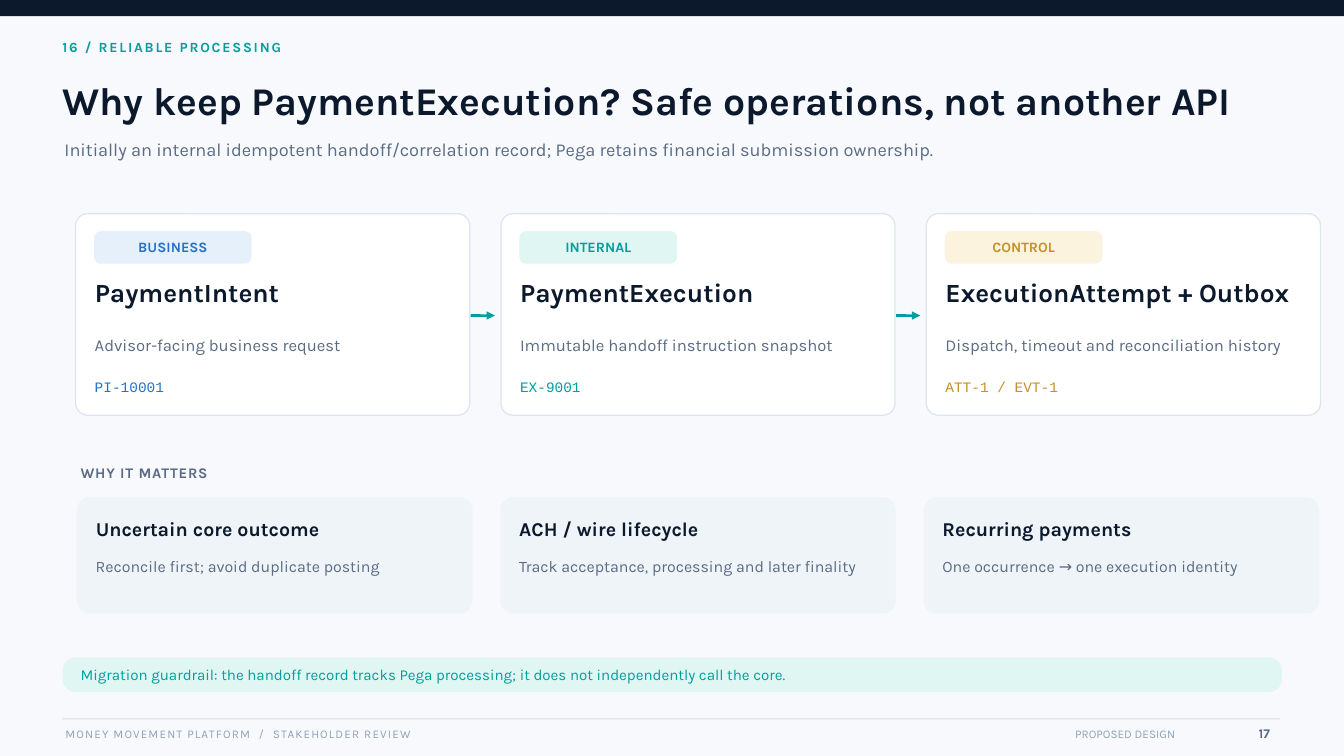
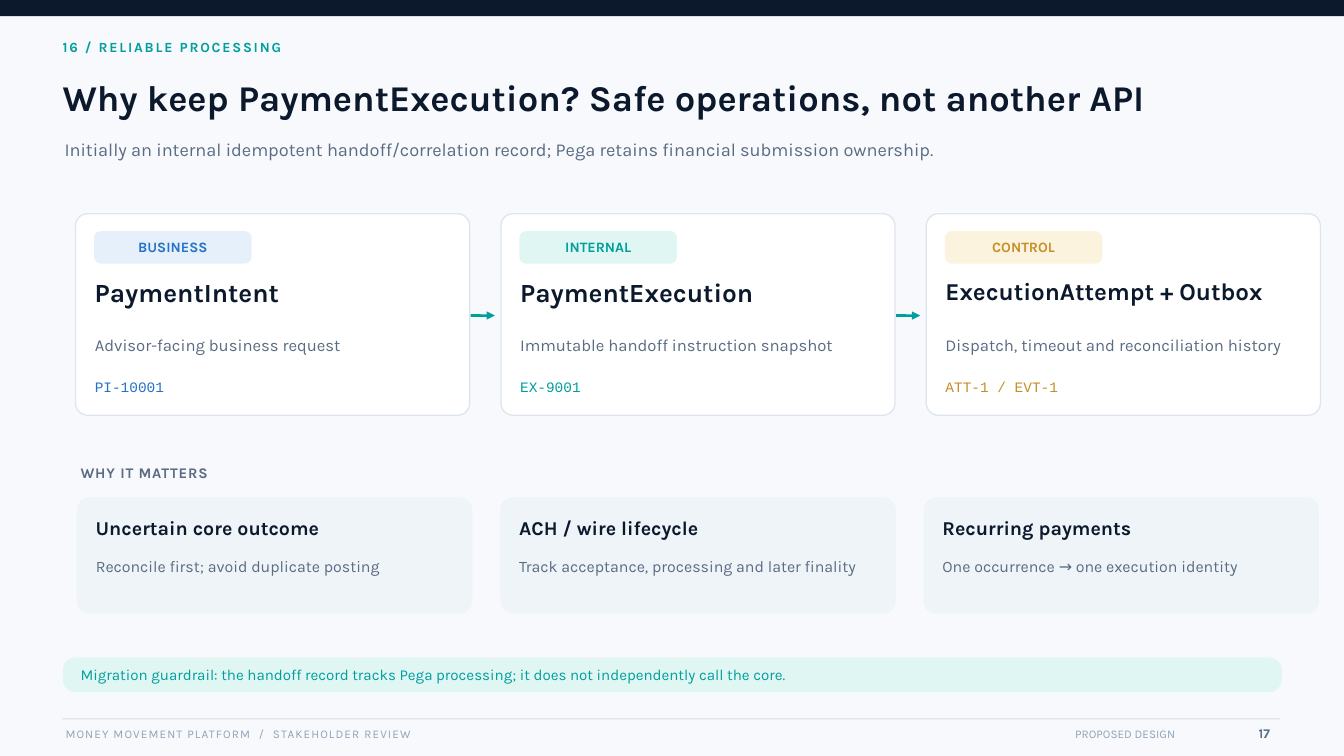
Before and after one commit to pganjam/Share, a slide deck: slide 17 of Money_Movement_Stakeholder_Design_Review_with_Pega_Migration_Addendum_v2.pptx. Drawn at 1344x756 pixels with LibreOffice and Linux fonts; fonts in the diff are those of the drawing. Boxes give left, top, right and bottom in pixels: in the first picture for what was removed or moved away, otherwise in the second. Text is boxed around its words. In the diff, an @@ line names an element or a change of style, - is before the commit and + after.

```diff
--- a/Money_Movement_Stakeholder_Design_Review_with_Pega_Migration_Addendum_v2.pptx
+++ b/Money_Movement_Stakeholder_Design_Review_with_Pega_Migration_Addendum_v2.pptx
@@ text "Why keep PaymentExecution? Safe operations, ..." at (63,85,1144,120): size 28 to 25.9 pt; line spacing 1 to 0.9 @@
@@ text "ExecutionAttempt + Outbox" at (945,283,1262,306): size 18.7 to 17.3 pt; line spacing 1 to 0.9 @@
```
Also in this commit, not shown: 33 other slides changed, 1 other file.
